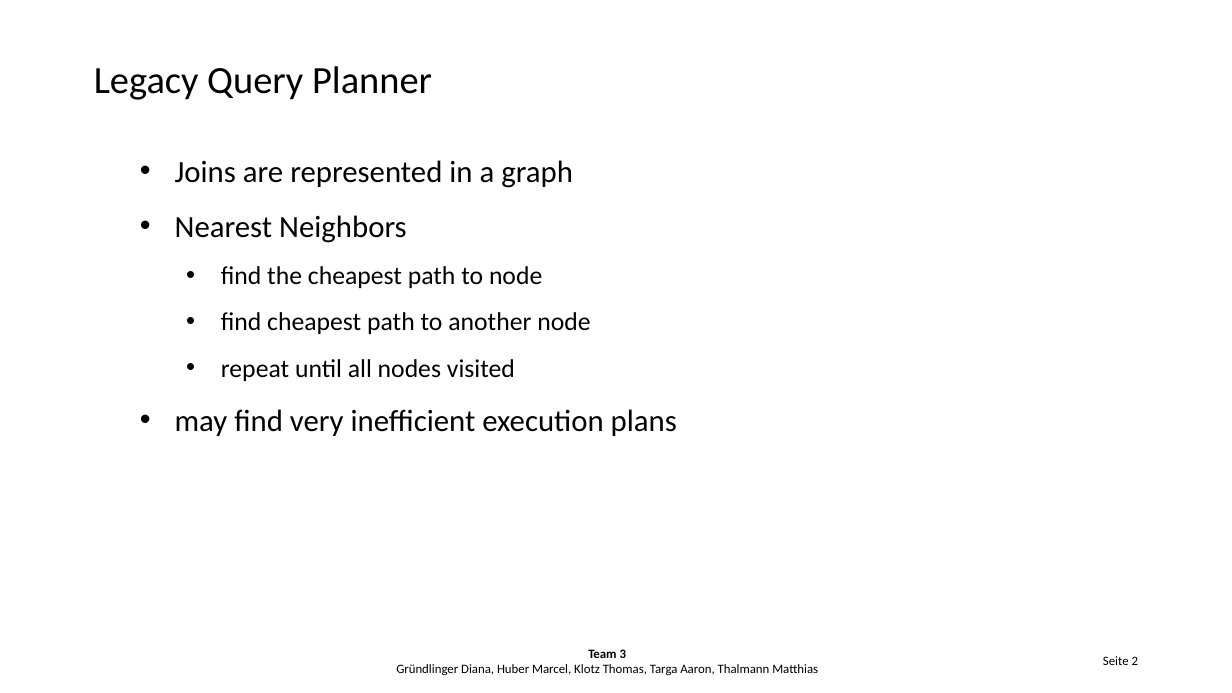
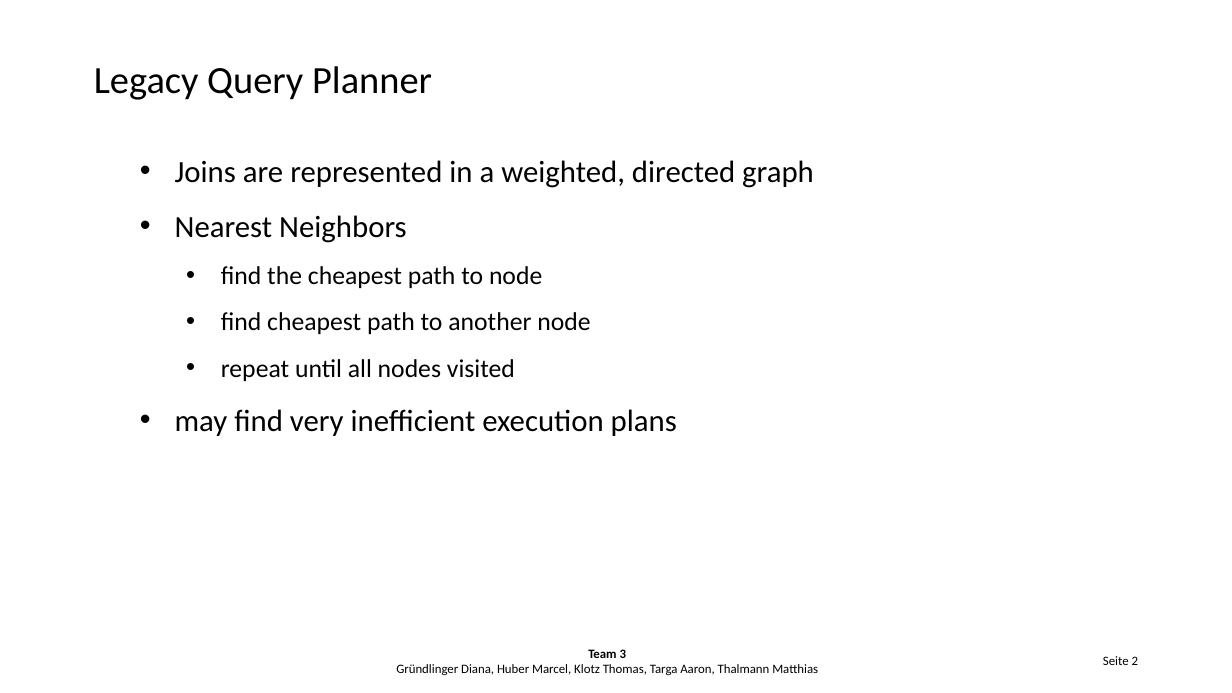
Before and after one commit to Hegl1/archimpl, a slide deck: slide 2 of tasks/task9/task9_presentation.pptx. Drawn at 1232x693 pixels with LibreOffice and Linux fonts; fonts in the diff are those of the drawing; background and template pictures are left out. Boxes give left, top, right and bottom in pixels: in the first picture for what was removed or moved away, otherwise in the second. Text is boxed around its words. In the diff, an @@ line names an element or a change of style, - is before the commit and + after.

```diff
--- a/tasks/task9/task9_presentation.pptx
+++ b/tasks/task9/task9_presentation.pptx
@@ subtitle at <box>175,160,814,188</box>: text changed @@
-  • Joins are represented in a graph
+  • Joins are represented in a weighted, directed graph
```
Also in this commit, not shown: 1 other slide changed, 1 other file.
